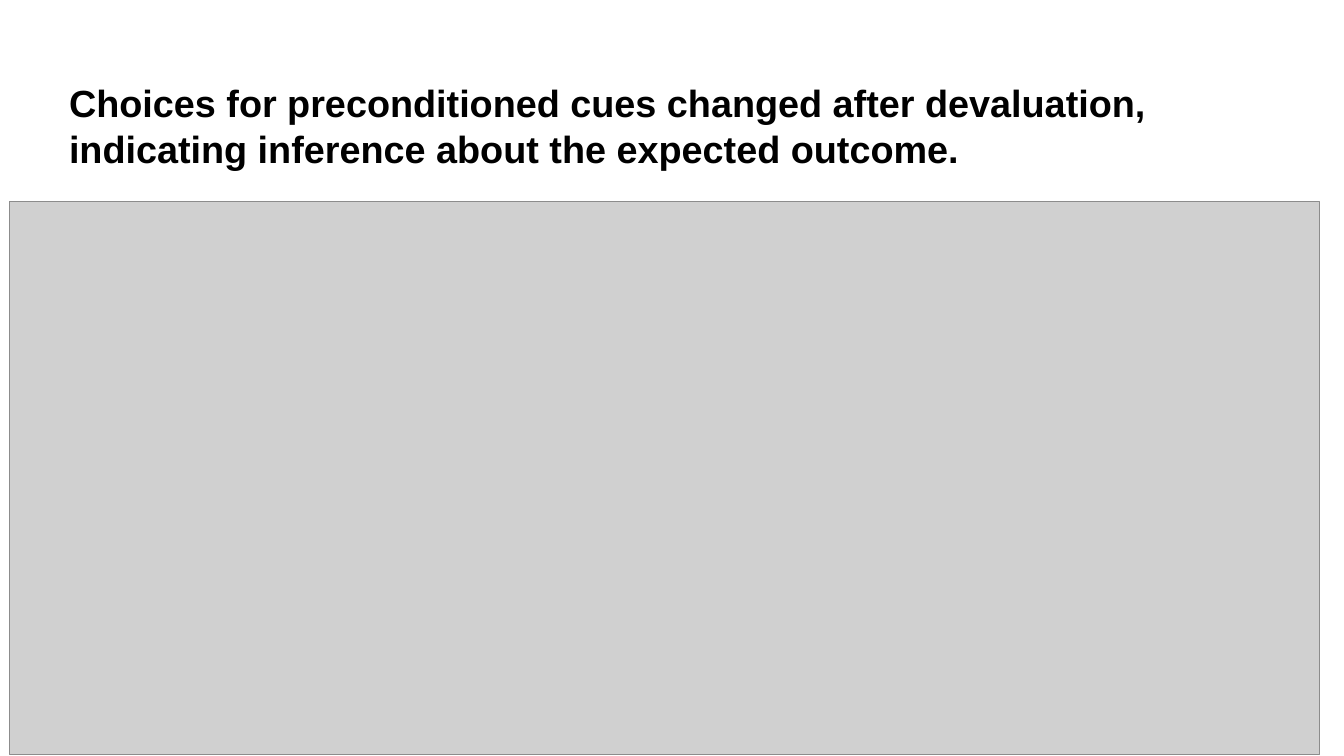
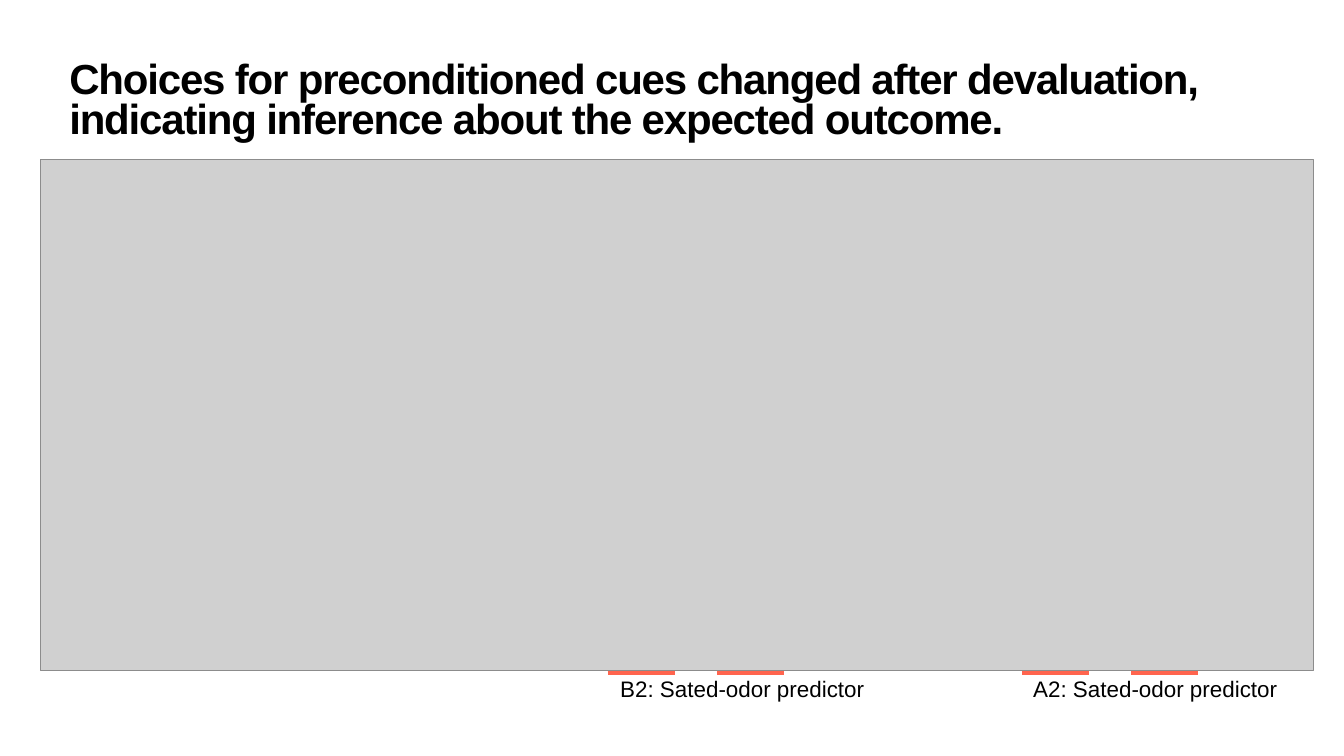
Before and after one commit to QingfangLiu/project-spcd, a slide deck: slide 15 of docs/Progress_branch_meeting.pptx. Drawn at 1344x756 pixels with LibreOffice and Linux fonts; fonts in the diff are those of the drawing; grey boxes stand for pictures. Boxes give left, top, right and bottom in pixels: in the first picture for what was removed or moved away, otherwise in the second. Text is boxed around its words. In the diff, an @@ line names an element or a change of style, - is before the commit and + after.

Commit message:
add png format for figure output and update branch meeting slides

```diff
--- a/docs/Progress_branch_meeting.pptx
+++ b/docs/Progress_branch_meeting.pptx
@@ title "Choices for preconditioned cues changed ...": place and size @@
-title "Choices for preconditioned cues changed ..." at (69, 89, 1145, 170)
+title "Choices for preconditioned cues changed ..." at (69, 63, 1199, 143)
@@ title "Choices for preconditioned cues changed ..." at (69, 63, 1199, 143): size 54 to 60 pt, letter spacing 0 to -1.7 pt; line spacing 1 to 0.8 @@
@@ picture: place and size @@
-picture at (10, 202, 1319, 755)
+picture at (40, 160, 1313, 671)
@@ line added from (608, 673) to (675, 673), #FF644E 6 pt @@
@@ text added at (620, 680, 864, 702), 32 pt, text #000000 @@
+B2: Sated-odor predictor
@@ line added from (717, 673) to (784, 673), #FF644E 6 pt @@
@@ line added from (1022, 673) to (1089, 673), #FF644E 6 pt @@
@@ text added at (1033, 680, 1277, 702), 32 pt, text #000000 @@
+A2: Sated-odor predictor
@@ line added from (1131, 673) to (1198, 673), #FF644E 6 pt @@
```
Also in this commit, not shown: 15 other slides changed, 1 slide added, 1 slide removed, 2 other files.
